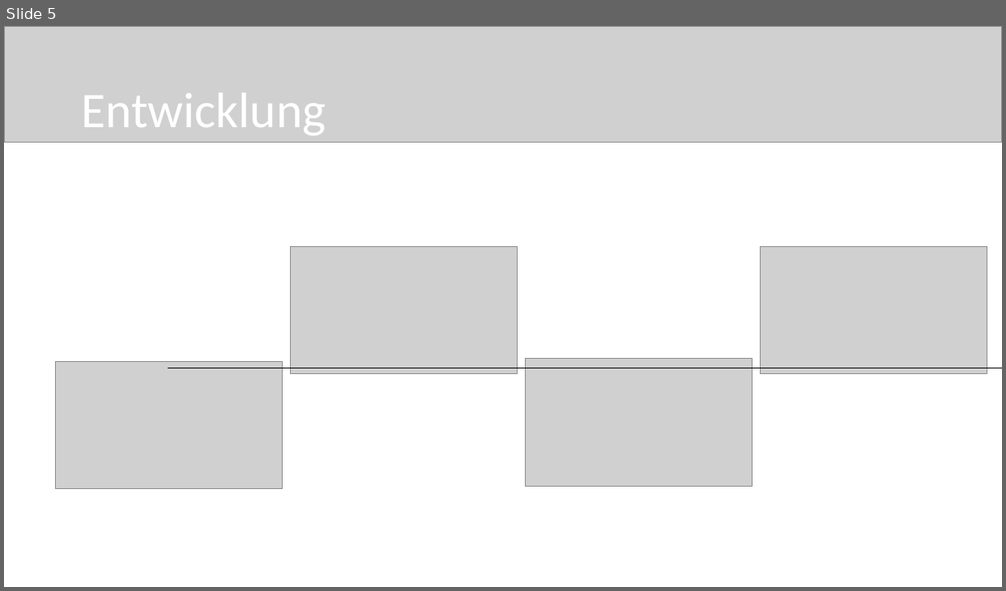
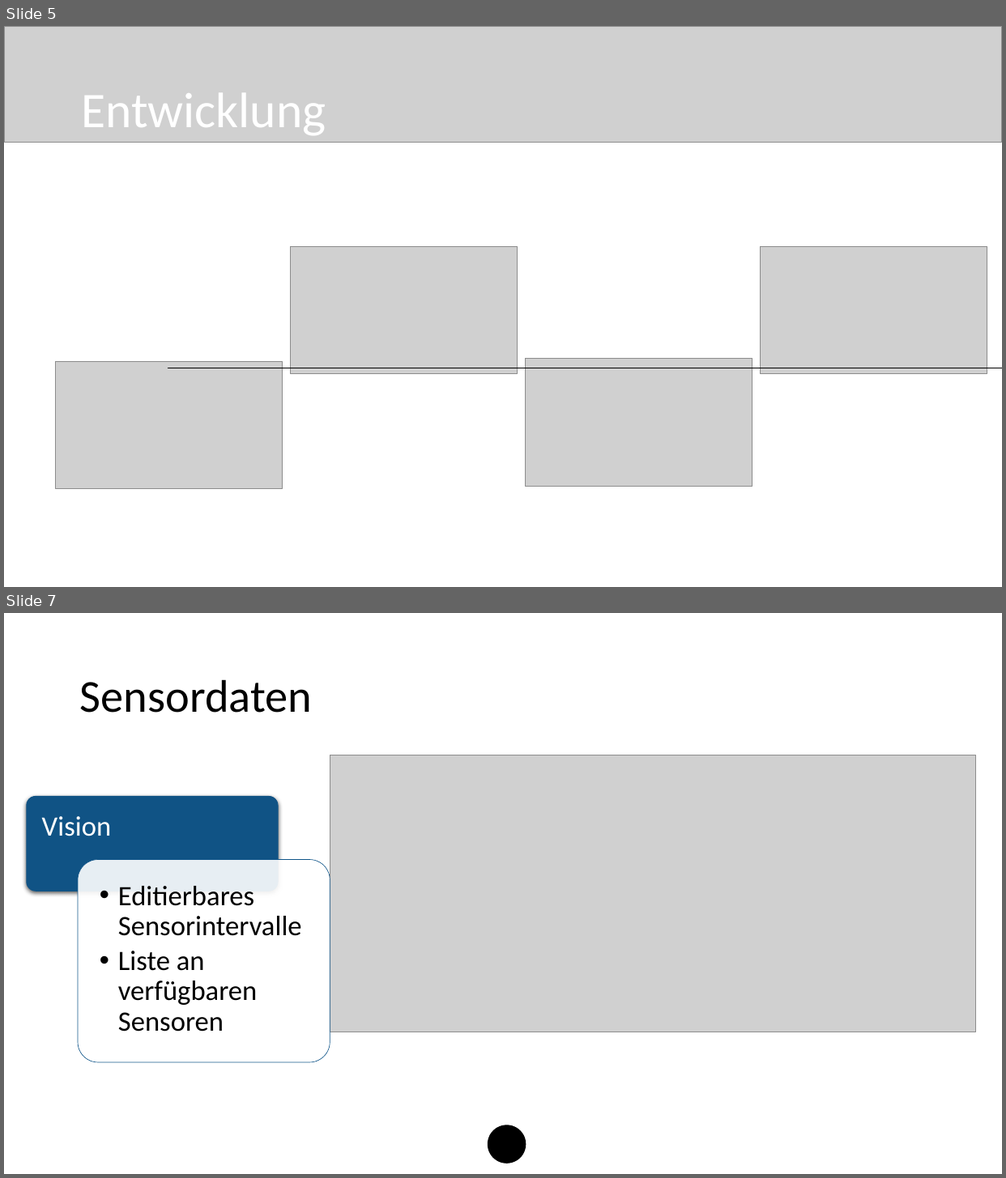
Before and after one commit to benjamin-leiding/FarmInsight-Dashboard-Backend, a slide deck: SmartFarm Insights.pptx. Shown one above the other, each under a label of ours: slide 5 before the commit, slides 5 and 7 after it; the slides between them are not shown. The pictures are 1006x591 and 1006x1178 pixels, drawn with LibreOffice and Linux fonts; fonts in the diff are those of the drawing; grey boxes stand for pictures. Boxes give left, top, right and bottom in pixels: in the first picture for what was removed or moved away, otherwise in the second. Text is boxed around its words. In the diff, an @@ line names an element or a change of style, - is before the commit and + after.

```diff
--- a/SmartFarm Insights.pptx
+++ b/SmartFarm Insights.pptx
@@ slide 7 added at (4,613,1002,1174), background #FFFFFF @@
@@ title added at (80,679,313,713), 44 pt, text #000000 @@
+Sensordaten
@@ picture added at (330,756,976,1033) @@
@@ group added at (27,796,330,1063): 2 rounded rectangles, 2 texts @@
+Vision
+  • Editierbares Sensorintervalle
+  • Liste an verfügbaren Sensoren
@@ ellipse added at (488,1126,526,1163), fill #000000, outline #000000 1 pt @@
```
Also in this commit, not shown: 3 slides changed, 1 slide removed.
